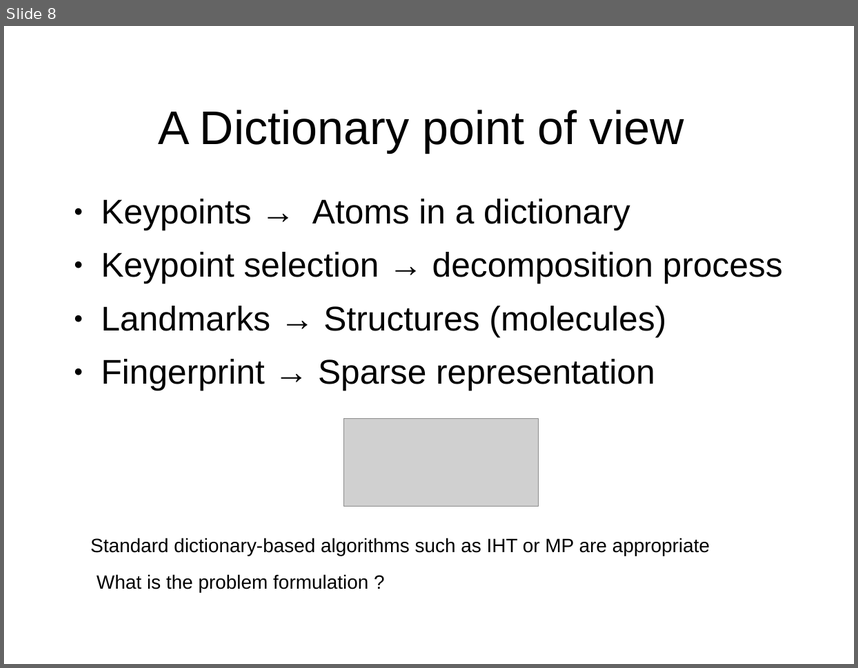
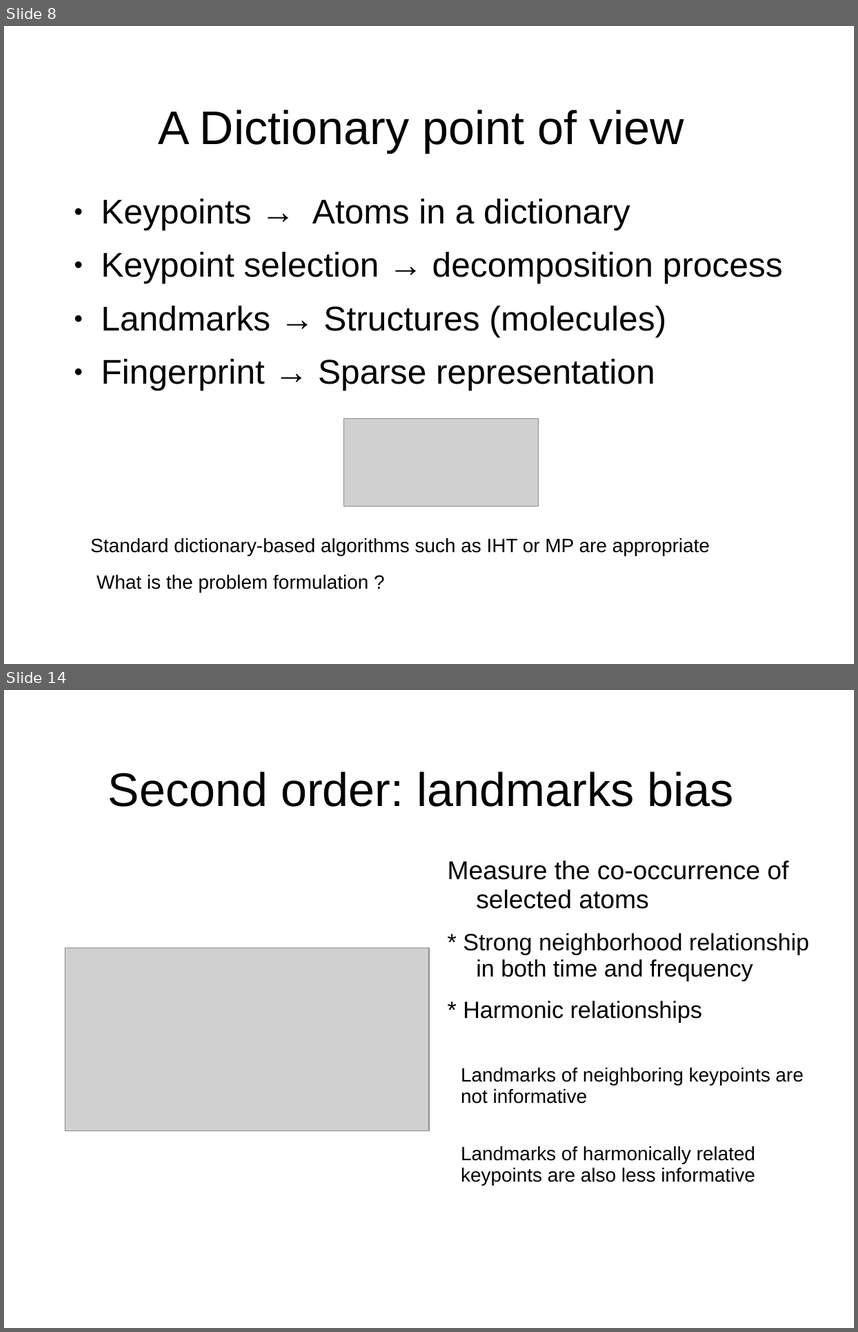
Before and after one commit to mmoussallam/audio-sketch, a slide deck: src/icassp14_fgpt/icassp14/slides.ppt. Shown one above the other, each under a label of ours: slide 8 before the commit, slides 8 and 14 after it; the slides between them are not shown. The pictures are 858x668 and 858x1332 pixels, drawn with LibreOffice and Linux fonts; fonts in the diff are those of the drawing; grey boxes stand for pictures; background and template pictures are left out. Boxes give left, top, right and bottom in pixels: in the first picture for what was removed or moved away, otherwise in the second. Text is boxed around its words. In the diff, an @@ line names an element or a change of style, - is before the commit and + after.

```diff
--- a/src/icassp14_fgpt/icassp14/slides.ppt
+++ b/src/icassp14_fgpt/icassp14/slides.ppt
@@ slide 14 added at <box>4,690,854,1328</box>, background picture (left out) @@
@@ title added at <box>108,771,733,807</box>, 44 pt, text #000000 @@
+Second order: landmarks bias
@@ text added at <box>448,860,809,1023</box>, 22 pt, text #000000 @@
+Measure the co-occurrence of selected atoms
+* Strong neighborhood relationship in both time and frequency
+* Harmonic relationships
@@ picture added at <box>65,949,429,1131</box> @@
@@ text added at <box>461,1067,803,1103</box>, 18 pt, text #000000 @@
+Landmarks of neighboring keypoints are not informative
@@ text added at <box>461,1145,755,1185</box>, 18 pt, text #000000 @@
+Landmarks of harmonically related keypoints are also less informative
```
Also in this commit, not shown: 2 slides changed, 8 other slides added, 6 other files.
